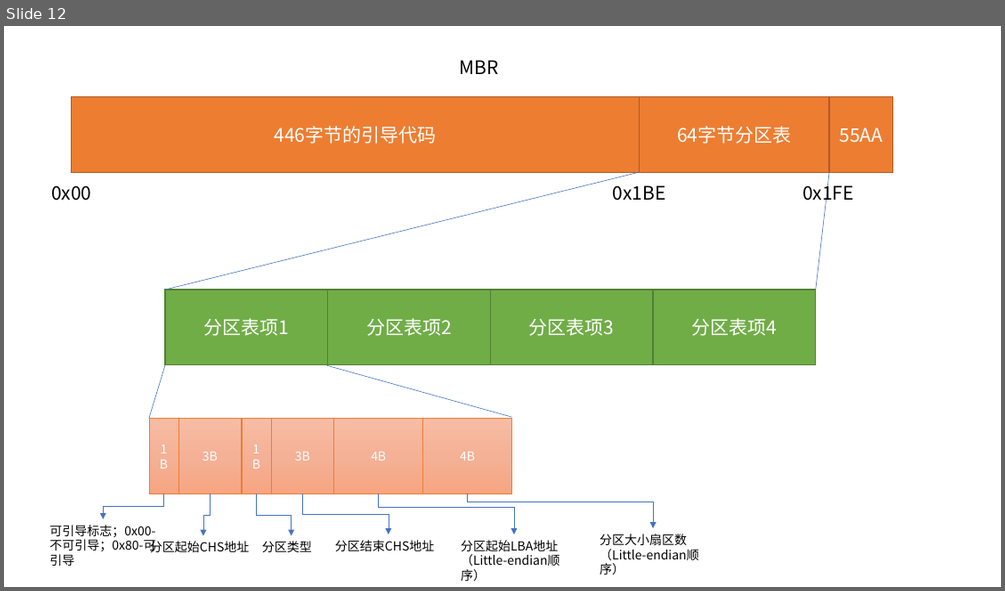
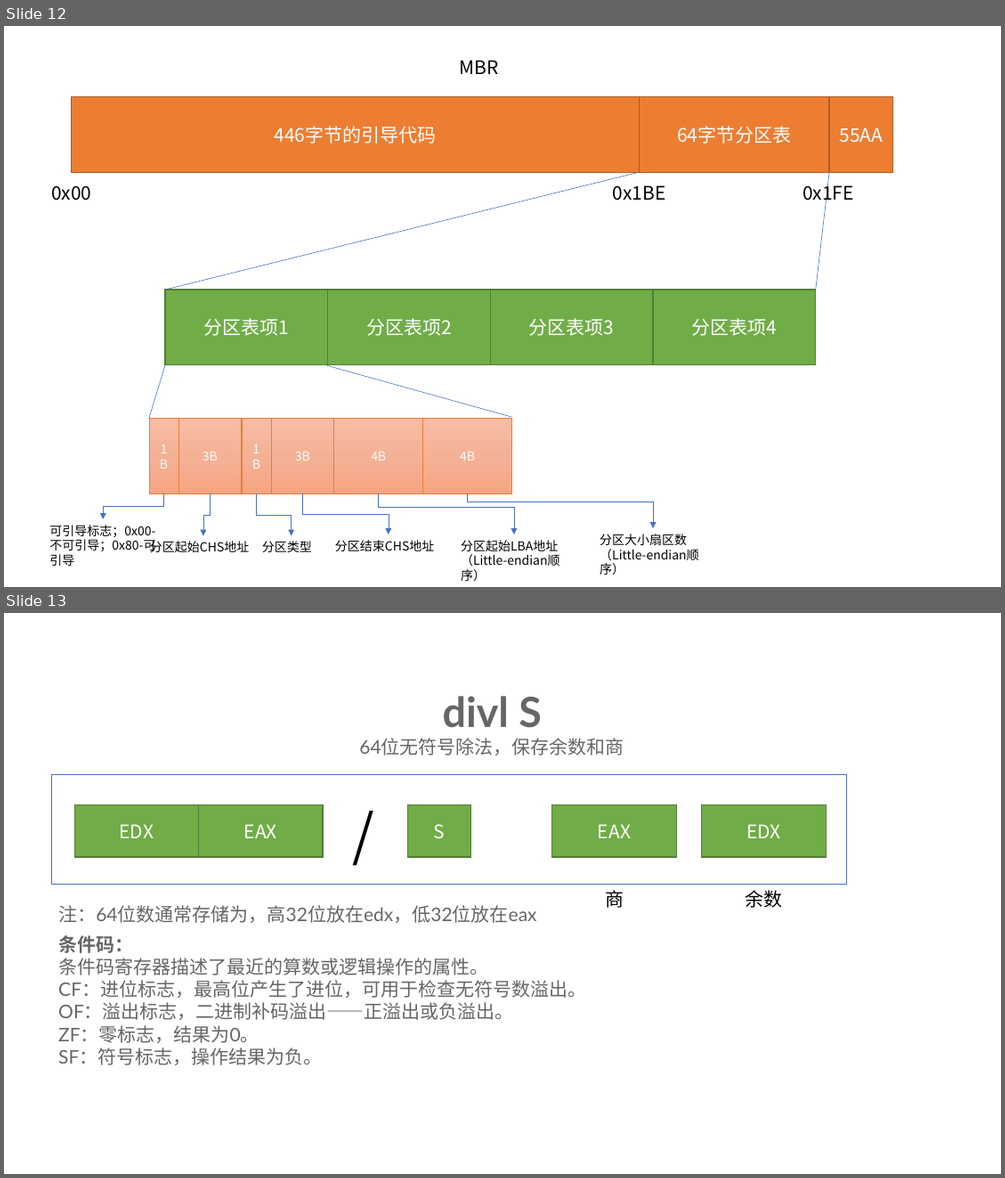
Before and after one commit to lihaoAd/Note, a slide deck: linux/0.11/绘图.pptx. Shown one above the other, each under a label of ours: slide 12 before the commit, slides 12 and 13 after it. The pictures are 1005x591 and 1005x1178 pixels, drawn with LibreOffice and Linux fonts; fonts in the diff are those of the drawing. Boxes give left, top, right and bottom in pixels: in the first picture for what was removed or moved away, otherwise in the second. Text is boxed around its words. In the diff, an @@ line names an element or a change of style, - is before the commit and + after.

```diff
--- a/linux/0.11/绘图.pptx
+++ b/linux/0.11/绘图.pptx
@@ slide 13 added at [4,613,1001,1174], background #FFFFFF @@
@@ text added at [359,696,623,755], 18 pt, text #666666 @@
+divl S
+64位无符号除法，保存余数和商
@@ rectangle added at [51,774,846,884], outline #4472C4 0.75 pt @@
@@ text added at [345,796,384,872], 54 pt, text #000000 @@
+/
@@ rectangle added at [74,804,198,857], fill #70AD47, outline #538035 1 pt, 18 pt, text #FFFFFF @@
+EDX
@@ rectangle added at [198,804,323,857], fill #70AD47, outline #538035 1 pt, 18 pt, text #FFFFFF @@
+EAX
@@ rectangle added at [408,804,470,857], fill #70AD47, outline #538035 1 pt, 18 pt, text #FFFFFF @@
+S
@@ rectangle added at [552,804,676,857], fill #70AD47, outline #538035 1 pt, 18 pt, text #FFFFFF @@
+EAX
@@ rectangle added at [702,804,825,857], fill #70AD47, outline #538035 1 pt, 18 pt, text #FFFFFF @@
+EDX
@@ text added at [58,905,536,923], 18 pt, text #666666 @@
+注：64位数通常存储为，高32位放在edx，低32位放在eax
@@ text added at [605,890,623,908], 18 pt, text #000000 @@
+商
@@ text added at [744,890,782,908], 18 pt, text #000000 @@
+余数
@@ text added at [58,935,586,1065], 18 pt, text #666666 @@
+条件码：
+条件码寄存器描述了最近的算数或逻辑操作的属性。
+CF：进位标志，最高位产生了进位，可用于检查无符号数溢出。
+OF：溢出标志，二进制补码溢出——正溢出或负溢出。
+ZF：零标志，结果为0。
+SF：符号标志，操作结果为负。
```
Also in this commit, not shown: 5 other files.
